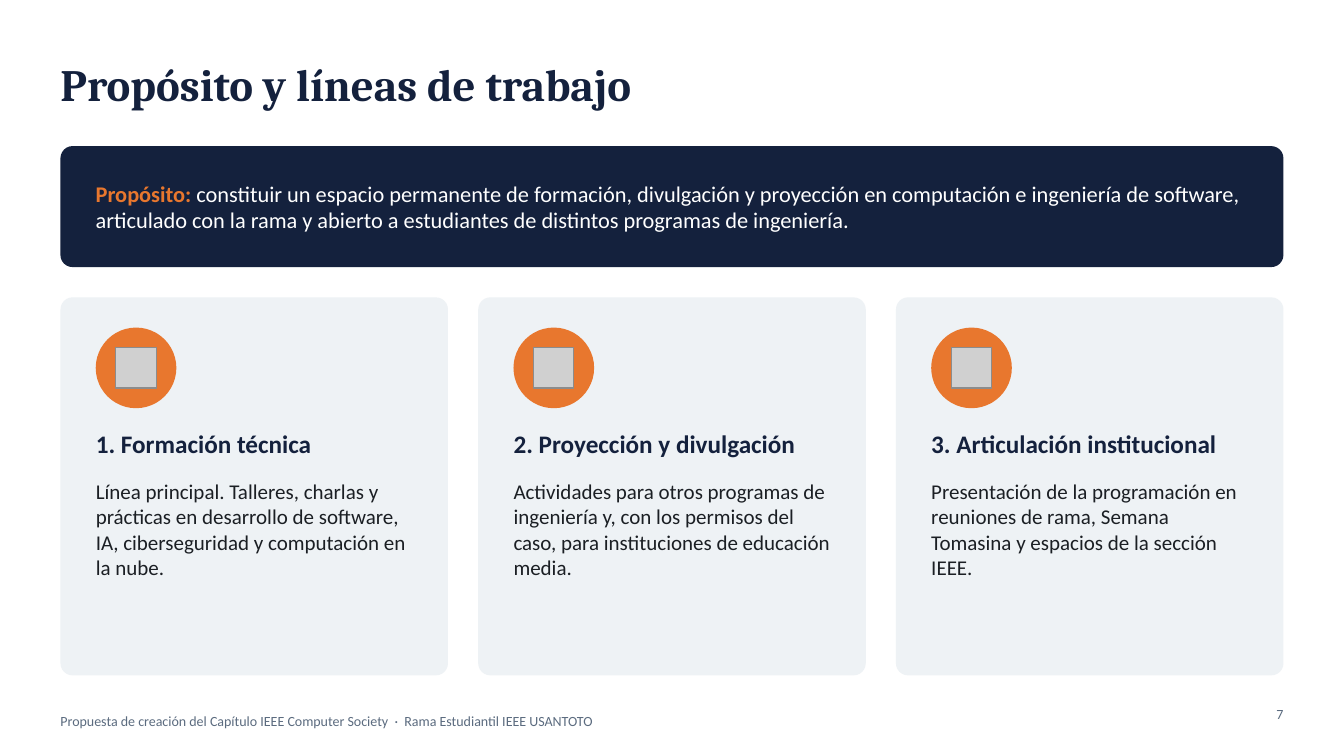
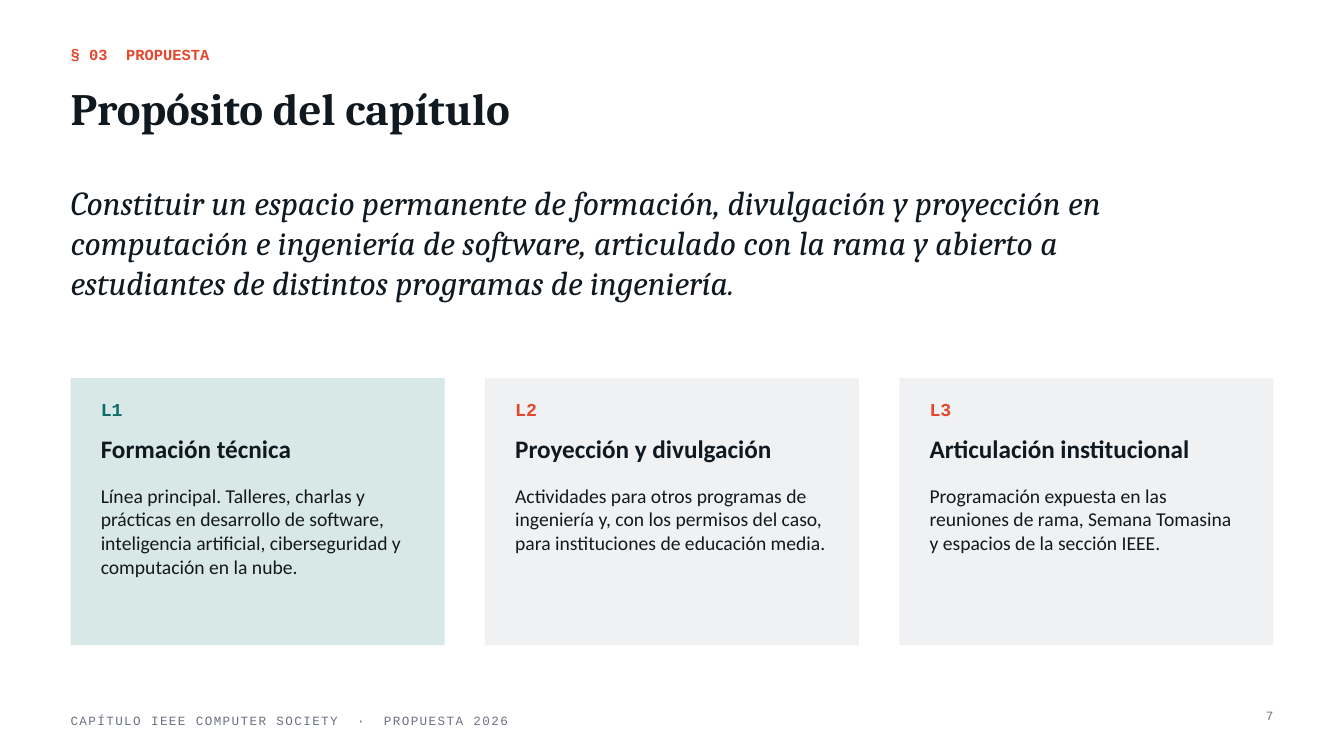
Before and after one commit to sazuniga06/IEEE-Propuesta, a slide deck: slide 7 of entregables/Presentacion_Capitulo_IEEE_Computer_Society.pptx. Drawn at 1344x756 pixels with LibreOffice and Linux fonts; fonts in the diff are those of the drawing; grey boxes stand for pictures. Boxes give left, top, right and bottom in pixels: in the first picture for what was removed or moved away, otherwise in the second. Text is boxed around its words. In the diff, an @@ line names an element or a change of style, - is before the commit and + after.

```diff
--- a/entregables/Presentacion_Capitulo_IEEE_Computer_Society.pptx
+++ b/entregables/Presentacion_Capitulo_IEEE_Computer_Society.pptx
@@ text added at [89, 49, 209, 60], 11 pt, text #E4472B, bold @@
+§ 03 PROPUESTA
@@ title removed at [60, 69, 632, 111] @@
-Propósito y líneas de trabajo
@@ title added at [71, 93, 509, 135], 32 pt, text #101820, bold @@
+Propósito del capítulo
@@ rounded rectangle removed at [60, 146, 1284, 267] @@
@@ text at [71, 191, 1101, 303]: text changed; size 16 to 24 pt; font Calibri to Cambria; text colour #FFFFFF to #101820; italic on @@
-Propósito: constituir un espacio permanente de formación, divulgación y proyección en computación e ingeniería de software, articulado con la rama y abierto a estudiantes de distintos programas de ingeniería.
+Constituir un espacio permanente de formación, divulgación y proyección en computación e ingeniería de software, articulado con la rama y abierto a estudiantes de distintos programas de ingeniería.
@@ text "Constituir un espacio permanente de ..." at [71, 191, 1101, 303]: vertical alignment middle to top @@
@@ rounded rectangle removed at [478, 297, 865, 676] @@
@@ rounded rectangle removed at [896, 297, 1284, 676] @@
@@ ellipse removed at [96, 328, 176, 408] @@
@@ ellipse removed at [513, 328, 594, 408] @@
@@ ellipse removed at [932, 328, 1012, 408] @@
@@ picture removed at [116, 348, 156, 388] @@
@@ picture removed at [533, 348, 574, 388] @@
@@ picture removed at [952, 348, 992, 388] @@
@@ rectangle: place and size @@
-rectangle at [60, 297, 448, 676]
+rectangle at [71, 378, 445, 645]
@@ rectangle at [71, 378, 445, 645]: rounded rectangle to rectangle; fill #EEF2F5 to #D7E8E6 @@
@@ rectangle added at [485, 378, 859, 645], fill #F0F1F3 @@
@@ rectangle added at [899, 378, 1273, 645], fill #F0F1F3 @@
@@ text added at [101, 404, 123, 416], 13 pt, text #0E6B66, bold @@
+L1
@@ text added at [515, 404, 537, 416], 13 pt, text #E4472B, bold @@
+L2
@@ text added at [930, 404, 952, 416], 13 pt, text #E4472B, bold @@
+L3
@@ text at [101, 440, 291, 458]: text changed; text colour #14213D to #101820 @@
-1. Formación técnica
+Formación técnica
@@ text at [515, 440, 771, 463]: text changed; text colour #14213D to #101820 @@
-2. Proyección y divulgación
+Proyección y divulgación
@@ text at [930, 440, 1189, 458]: text changed; text colour #14213D to #101820 @@
-3. Articulación institucional
+Articulación institucional
@@ text at [101, 489, 401, 577]: text changed; size 15 to 14 pt; text colour #1B1F24 to #15171C @@
-Línea principal. Talleres, charlas y prácticas en desarrollo de software, IA, ciberseguridad y computación en la nube.
+Línea principal. Talleres, charlas y prácticas en desarrollo de software, inteligencia artificial, ciberseguridad y computación en la nube.
@@ text "Actividades para otros programas de ..." at [515, 489, 826, 553]: size 15 to 14 pt, text colour #1B1F24 to #15171C @@
@@ text at [930, 489, 1231, 553]: text changed; size 15 to 14 pt; text colour #1B1F24 to #15171C @@
-Presentación de la programación en reuniones de rama, Semana Tomasina y espacios de la sección IEEE.
+Programación expuesta en las reuniones de rama, Semana Tomasina y espacios de la sección IEEE.
@@ text at [71, 716, 507, 725]: text changed; size 10 to 9 pt; font Calibri to Courier New; text colour #5B6B7F to #6B7280 @@
-Propuesta de creación del Capítulo IEEE Computer Society · Rama Estudiantil IEEE USANTOTO
+CAPÍTULO IEEE COMPUTER SOCIETY · PROPUESTA 2026
@@ page number: place and size @@
-page number at [1276, 710, 1283, 719]
+page number at [1266, 711, 1274, 720]
@@ page number at [1266, 711, 1274, 720]: size 10 to 9 pt, font Calibri to Courier New, text colour #5B6B7F to #6B7280 @@
```
Also in this commit, not shown: 9 other slides changed, 7 slides added, 6 slides removed, 2 other files.
